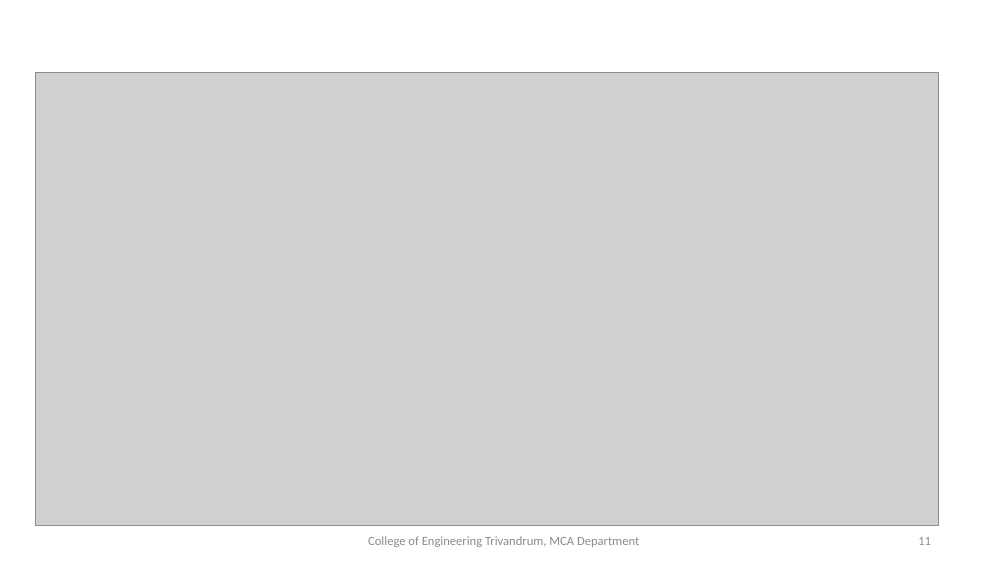
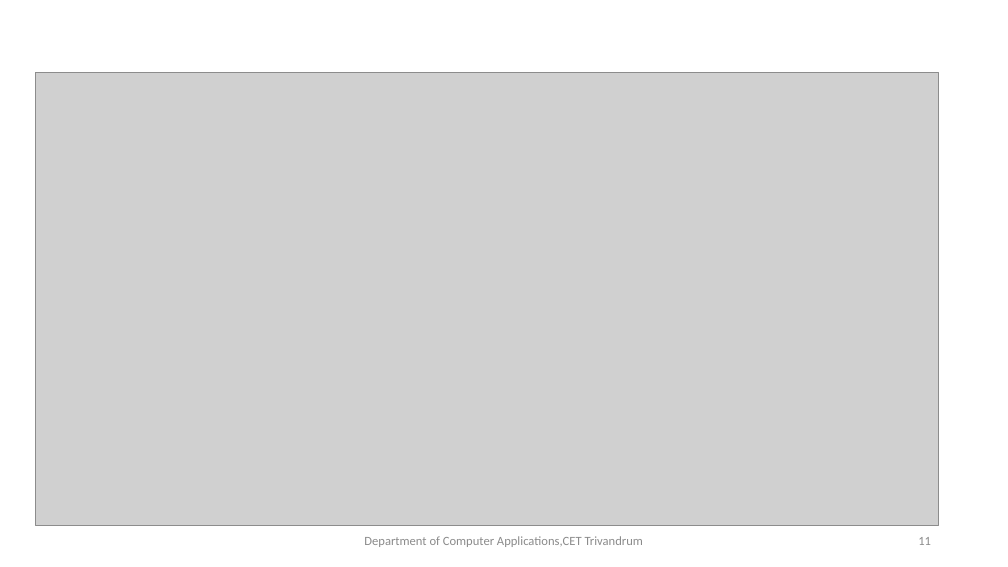
Before and after one commit to THEERTHA-T/SMART_IRRIGATION, a slide deck: slide 11 of 3.REVIEW.pptx. Drawn at 1008x567 pixels with LibreOffice and Linux fonts; fonts in the diff are those of the drawing; grey boxes stand for pictures; background and template pictures are left out. Boxes give left, top, right and bottom in pixels: in the first picture for what was removed or moved away, otherwise in the second. Text is boxed around its words. In the diff, an @@ line names an element or a change of style, - is before the commit and + after.

```diff
--- a/3.REVIEW.pptx
+++ b/3.REVIEW.pptx
@@ text at [364,536,643,547]: text changed @@
-College of Engineering Trivandrum, MCA Department
+Department of Computer Applications,CET Trivandrum
```
Also in this commit, not shown: 16 other slides changed, 1 slide removed, 3 other files.
